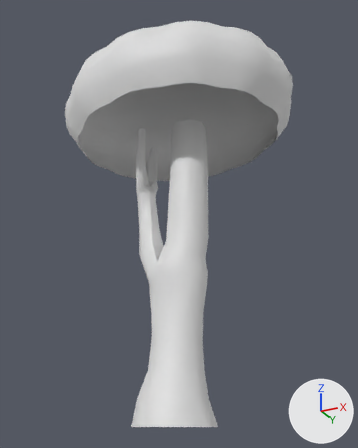
What one commit did to the OBJ model WindowsBuild/WindowsBuild/Assets/LevelAssets/O_JungleWorldTree_b.obj.
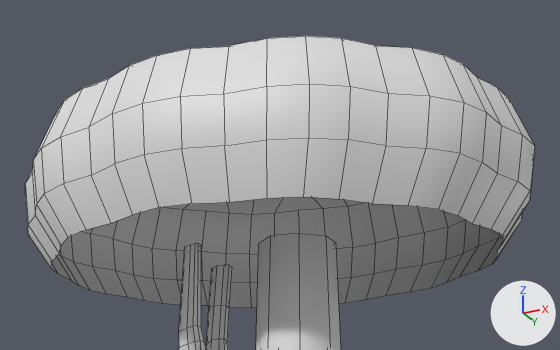
Each version appears first whole from a 50 mm camera at (148.1, -282.0, 12.3) aimed at (6.8, 0.7, 139.5), and next in a close-up from a 50 mm camera at (119.9, -222.5, 137.4) aimed at (11.7, -6.1, 234.8). Arrows for +X, +Y and +Z are at lower right; the lights stay in place. The close-ups show mesh edges as thin lines. Where no turn or scale is listed for an object, it has been applied to the vertices.

The first close-up shows 'O_JungleWorldTree_b'.
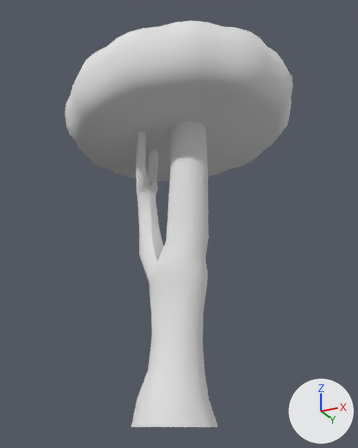
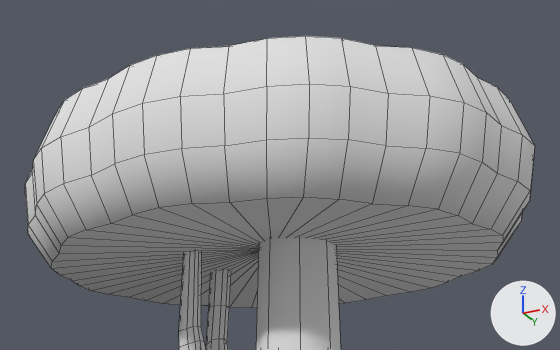
The newer file is also rescaled (x0.448), turned or shifted as a whole; pictures and numbers use the older file's frame.

Where the change shows, as pixel boxes (x1, y1, x2, y2) in the close-ups (560 x 350 px):
part 1 of me_o_jungleworldtree_b, built on: before (179, 233, 341, 350); after (51, 197, 503, 350)

The edits, one by one:
Material '_O_JungleWorldTree_dTree_Thick___Tall' (mat_o_jungleworldtree_dtree_thick___tall) is new.
Its base color is (0.8, 0.8, 0.8) (white #e7e7e7).
Its roughness is 1.0.
me_o_jungleworldtree_b is used by ob_o_jungleworldtree_b; location (0.0, 0.0, 0.0).
me_o_jungleworldtree_b had 434 vertices, 396 faces and spanned x -83.0..93.0, y -75.0..75.0, z 11.0..268.0.
me_o_jungleworldtree_b now has 435 vertices, 444 faces and spans x -83.0..93.0, y -75.0..75.0, z 11.0..268.0.
Part 1, on me_o_jungleworldtree_b:
19 vertices in x -24.0..28.0, y -19.0..16.0, z 210.0..212.0 move by (0.0, 0.0, 6.0).
6 vertices in x -21.0..-13.0, y -16.0..14.0, z 211.0 move by (0.0, 0.0, 7.0).
1 vertex is added at (6.0, 0.0, 212.0).
48 new faces join them.
me_o_jungleworldtree_b now uses material mat_o_jungleworldtree_dtree_thick___tall (white #e7e7e7).
